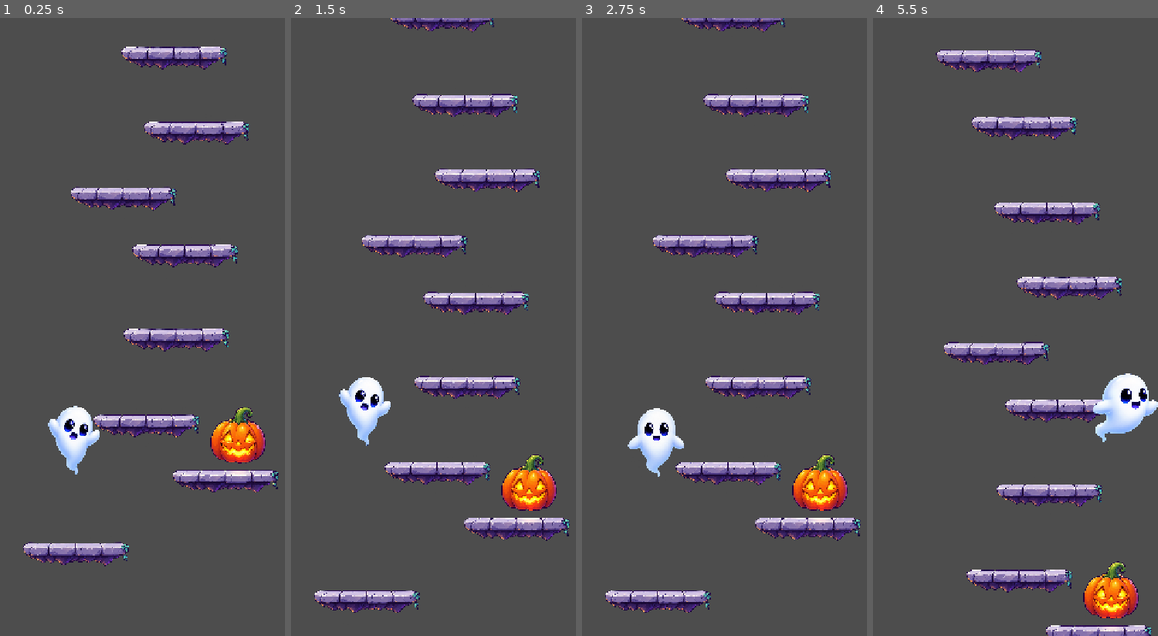
Above: before the commit, frames 1-4 (left to right).
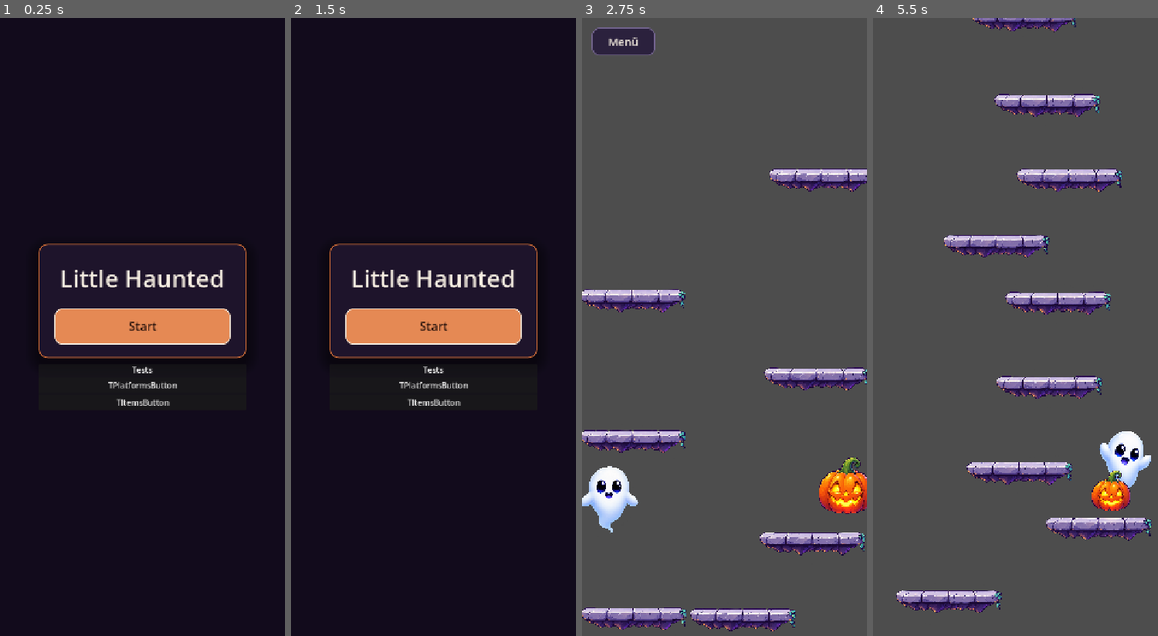
Above: after the commit, the same moments.

Repository: mpolt/little-haunted
Game: Godot game, scene res://main/main.tscn
Two runs of this game, one before a commit and one after it. Both use one fixed random seed, a clock stepped at 60 frames per second and the inputs below. Before the commit the project starts from res://tower/tower.tscn.
Inputs (mouse positions are in pixels of both pictures, inside the frame that each line leads up to):
- Up to frame 1 (0.25 s): no input
- Up to frame 2 (1.5 s): click (433, 382) at 0.5 s, where only the run after the commit has a clickable "TPlatformsButton"; click (333, 42) at 1.25 s, where only the run after the commit has a clickable "Menü"
- Up to frame 3 (2.75 s): click (724, 401) at 2 s, where only the run after the commit has a clickable "TItemsButton"
- Up to frame 4 (5.5 s): click (915, 42) at 2.75 s, where only the run after the commit has a clickable "Menü"; click (1015, 327) at 3.5 s, where only the run after the commit has a clickable "Start"; hold D (move_right) from 4.28 s (still down)

The runs differ from the first frame. In frame 1, 99% of the frame differs, in the area x 0-100%, y 0-100%; in frame 2, 99%; in frame 3, 20%; in frame 4, 22%.

Commit message:
add item tests

Diff:
--- a/main/main.gd
+++ b/main/main.gd
@@ -4,9 +4,13 @@
 const TOWER_SCENE := "res://tower/tower.tscn"
 
 @onready var _background: ColorRect = $UI/Background
-@onready var _panel: PanelContainer = $UI/Center/Panel
-@onready var _title: Label = $UI/Center/Panel/Body/Title
+@onready var _panel: PanelContainer = $UI/Center/VSplitContainer/Panel
+@onready var _title: Label = $UI/Center/VSplitContainer/Panel/Body/Title
 @onready var _play: Button = %PlayButton
+
+@onready var t_platforms_button: Button = $UI/Center/VSplitContainer/PanelContainer/VBoxContainer/TPlatformsButton
+@onready var t_items_button: Button = $UI/Center/VSplitContainer/PanelContainer/VBoxContainer/TItemsButton
+
 
 
 func _ready() -> void:
@@ -26,3 +30,11 @@
 	var err := get_tree().change_scene_to_file(TOWER_SCENE)
 	if err != OK:
 		push_error("Turm ließ sich nicht laden: %s" % error_string(err))
+
+
+func _on_t_items_button_pressed() -> void:
+	get_tree().change_scene_to_file("res://tests/test_items.tscn")
+
+
+func _on_t_platforms_button_pressed() -> void:
+	get_tree().change_scene_to_file("res://tests/test_platforms.tscn")
--- a/main/main.tscn
+++ b/main/main.tscn
@@ -105,23 +105,26 @@
 grow_horizontal = 2
 grow_vertical = 2
 
-[node name="Panel" type="PanelContainer" parent="UI/Center" unique_id=649570863]
+[node name="VSplitContainer" type="VSplitContainer" parent="UI/Center" unique_id=318060455]
+layout_mode = 2
+
+[node name="Panel" type="PanelContainer" parent="UI/Center/VSplitContainer" unique_id=649570863]
 custom_minimum_size = Vector2(420, 0)
 layout_mode = 2
 theme_override_styles/panel = SubResource("StyleBoxFlat_53q0u")
 
-[node name="Body" type="VBoxContainer" parent="UI/Center/Panel" unique_id=1342863215]
+[node name="Body" type="VBoxContainer" parent="UI/Center/VSplitContainer/Panel" unique_id=1342863215]
 layout_mode = 2
 theme_override_constants/separation = 28
 
-[node name="Title" type="Label" parent="UI/Center/Panel/Body" unique_id=1639473777]
+[node name="Title" type="Label" parent="UI/Center/VSplitContainer/Panel/Body" unique_id=1639473777]
 layout_mode = 2
 theme_override_colors/font_color = Color(0.96, 0.93, 0.88, 1)
 theme_override_font_sizes/font_size = 48
 text = "Little Haunted"
 horizontal_alignment = 1
 
-[node name="PlayButton" type="Button" parent="UI/Center/Panel/Body" unique_id=108920876]
+[node name="PlayButton" type="Button" parent="UI/Center/VSplitContainer/Panel/Body" unique_id=108920876]
 unique_name_in_owner = true
 custom_minimum_size = Vector2(0, 72)
 layout_mode = 2
@@ -135,3 +138,26 @@
 theme_override_styles/hover = SubResource("StyleBoxFlat_c651c")
 theme_override_styles/focus = SubResource("StyleBoxFlat_3wy1v")
 text = "Start"
+
+[node name="PanelContainer" type="PanelContainer" parent="UI/Center/VSplitContainer" unique_id=1768041067]
+layout_mode = 2
+
+[node name="VBoxContainer" type="VBoxContainer" parent="UI/Center/VSplitContainer/PanelContainer" unique_id=98348984]
+layout_mode = 2
+alignment = 1
+
+[node name="Label" type="Label" parent="UI/Center/VSplitContainer/PanelContainer/VBoxContainer" unique_id=1017596715]
+layout_mode = 2
+text = "Tests"
+horizontal_alignment = 1
+
+[node name="TPlatformsButton" type="Button" parent="UI/Center/VSplitContainer/PanelContainer/VBoxContainer" unique_id=564957336]
+layout_mode = 2
+text = "TPlatformsButton"
+
+[node name="TItemsButton" type="Button" parent="UI/Center/VSplitContainer/PanelContainer/VBoxContainer" unique_id=1529939025]
+layout_mode = 2
+text = "TItemsButton"
+
+[connection signal="pressed" from="UI/Center/VSplitContainer/PanelContainer/VBoxContainer/TPlatformsButton" to="." method="_on_t_platforms_button_pressed"]
+[connection signal="pressed" from="UI/Center/VSplitContainer/PanelContainer/VBoxContainer/TItemsButton" to="." method="_on_t_items_button_pressed"]
--- a/project.godot
+++ b/project.godot
@@ -11,7 +11,7 @@
 [application]
 
 config/name="LittleHaunted"
-run/main_scene="uid://cglk4qe5ko253"
+run/main_scene="uid://bumhxj1x8dexj"
 config/features=PackedStringArray("4.7", "GL Compatibility")
 config/icon="res://icon.svg"
 
--- /dev/null
+++ b/tests/test_items.tscn
@@ -0,0 +1,37 @@
+[gd_scene format=3 uid="uid://dqp7ayk2lpoff"]
+
+[ext_resource type="PackedScene" uid="uid://h5msfvahi20x" path="res://tower/platforms/platform.tscn" id="1_7hsih"]
+[ext_resource type="PackedScene" uid="uid://bmenubtnscn01" path="res://ui/buttons/menu_button.tscn" id="2_3mt34"]
+[ext_resource type="PackedScene" uid="uid://cpc5agx2ar2uv" path="res://tower/player/player.tscn" id="3_3mt34"]
+[ext_resource type="PackedScene" uid="uid://dksng5mk512e8" path="res://tower/items/pumpkin.tscn" id="4_xhc7c"]
+
+[node name="TestItems" type="Node2D" unique_id=1971086623]
+
+[node name="Platform" parent="." unique_id=308494935 instance=ExtResource("1_7hsih")]
+position = Vector2(100, 1202)
+
+[node name="Platform2" parent="." unique_id=1230909096 instance=ExtResource("1_7hsih")]
+position = Vector2(461, 1050)
+
+[node name="Platform3" parent="." unique_id=917531899 instance=ExtResource("1_7hsih")]
+position = Vector2(98, 844)
+
+[node name="Platform4" parent="." unique_id=1204327855 instance=ExtResource("1_7hsih")]
+position = Vector2(470, 718)
+
+[node name="Platform5" parent="." unique_id=1524775338 instance=ExtResource("1_7hsih")]
+position = Vector2(97, 560)
+
+[node name="Platform6" parent="." unique_id=1843148434 instance=ExtResource("1_7hsih")]
+position = Vector2(480, 316)
+
+[node name="MenuButton" parent="." unique_id=759053654 instance=ExtResource("2_3mt34")]
+
+[node name="Player" parent="." unique_id=1335335397 instance=ExtResource("3_3mt34")]
+position = Vector2(52, 1129)
+
+[node name="Pumpkin" parent="." unique_id=293966580 instance=ExtResource("4_xhc7c")]
+position = Vector2(534, 1001)
+
+[node name="Platform7" parent="." unique_id=55751016 instance=ExtResource("1_7hsih")]
+position = Vector2(320, 1204)
--- a/tests/test_platforms.tscn
+++ b/tests/test_platforms.tscn
@@ -3,8 +3,11 @@
 [ext_resource type="PackedScene" uid="uid://h5msfvahi20x" path="res://tower/platforms/platform.tscn" id="2_ynwoe"]
 [ext_resource type="PackedScene" uid="uid://bh48hcwi01qod" path="res://tower/platforms/pumpkin_platform.tscn" id="3_ydtjt"]
 [ext_resource type="PackedScene" uid="uid://cpc5agx2ar2uv" path="res://tower/player/player.tscn" id="4_og3ws"]
+[ext_resource type="PackedScene" uid="uid://bmenubtnscn01" path="res://ui/menu_button.tscn" id="5_menu"]
 
 [node name="TestPlatforms" type="Node2D" unique_id=903056991]
+
+[node name="MenuButton" parent="." instance=ExtResource("5_menu")]
 
 [node name="Platform" parent="." unique_id=308494935 instance=ExtResource("2_ynwoe")]
 position = Vector2(99, 1178)
--- /dev/null
+++ b/ui/buttons/menu_button.gd
@@ -0,0 +1,28 @@
+@tool
+extends CanvasLayer
+
+const ScreenStyle := preload("res://ui/screen_style.gd")
+const MAIN_SCENE := "res://main/main.tscn"
+
+## Szene, die der Button öffnet. Leer fällt auf das Hauptmenü zurück.
+@export_file("*.tscn") var target_scene: String = MAIN_SCENE
+
+@onready var _button: Button = $Button
+
+
+func _ready() -> void:
+	process_mode = Node.PROCESS_MODE_ALWAYS
+	ScreenStyle.paint_secondary(_button)
+	if Engine.is_editor_hint():
+		return
+
+	_button.pressed.connect(_open_target)
+
+
+func _open_target() -> void:
+	var path := target_scene if not target_scene.is_empty() else MAIN_SCENE
+	# Der Pause-Zustand bleibt über den Szenenwechsel hinweg erhalten.
+	get_tree().paused = false
+	var err := get_tree().change_scene_to_file(path)
+	if err != OK:
+		push_error("Menü ließ sich nicht öffnen: %s" % error_string(err))
--- /dev/null
+++ b/ui/buttons/menu_button.tscn
@@ -0,0 +1,18 @@
+[gd_scene format=3 uid="uid://bmenubtnscn01"]
+
+[ext_resource type="Script" uid="uid://c8menu2btn4gd" path="res://ui/menu_button.gd" id="1_script"]
+
+[node name="MenuButton" type="CanvasLayer"]
+layer = 20
+process_mode = 3
+script = ExtResource("1_script")
+
+[node name="Button" type="Button" parent="."]
+custom_minimum_size = Vector2(128, 56)
+offset_left = 20.0
+offset_top = 20.0
+offset_right = 148.0
+offset_bottom = 76.0
+focus_mode = 0
+theme_override_font_sizes/font_size = 22
+text = "Menü"
Not shown, added: ui/buttons/menu_button.gd.uid
